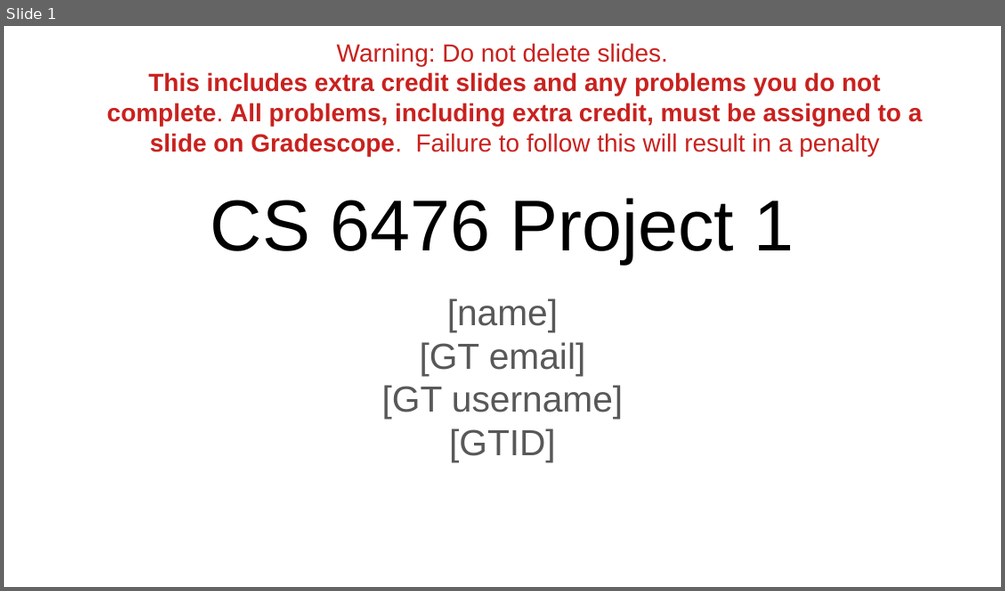
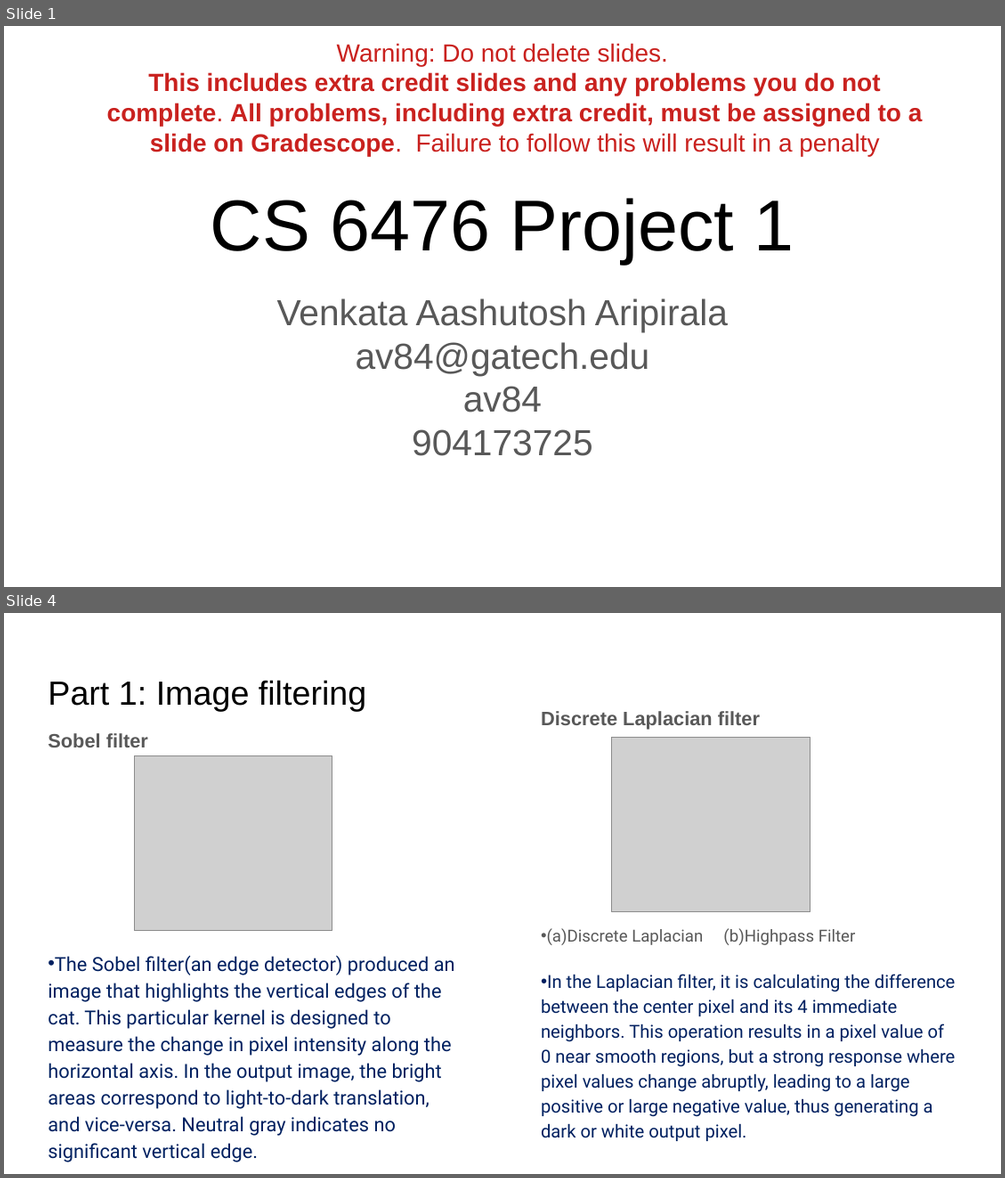
Before and after one commit to aashutoshav/Computer-Vision-Project-1, a slide deck: docs/report.pptx. Shown one above the other, each under a label of ours: slide 1 before the commit, slides 1 and 4 after it; the slides between them are not shown. The pictures are 1005x591 and 1005x1178 pixels, drawn with LibreOffice and Linux fonts; fonts in the diff are those of the drawing; grey boxes stand for pictures. Boxes give left, top, right and bottom in pixels: in the first picture for what was removed or moved away, otherwise in the second. Text is boxed around its words. In the diff, an @@ line names an element or a change of style, - is before the commit and + after.

```diff
--- a/docs/report.pptx
+++ b/docs/report.pptx
@@ slide 4 added at (x1=4, y1=613, x2=1001, y2=1174), background #FFFFFF @@
@@ title added at (x1=48, y1=680, x2=366, y2=711), 24.2 pt, text #000000 @@
+Part 1: Image filtering
@@ text added at (x1=541, y1=711, x2=955, y2=1141), 13 pt, text #002060 @@
+Discrete Laplacian filter
+• (a)Discrete Laplacian (b)Highpass Filter
+• In the Laplacian filter, it is calculating the difference between the center pixel and its 4 immediate neighbors. This operation results in a pixel value of 0 near smooth regions, but a strong response where pixel values change abruptly, leading to a large positive or large negative value, thus generating a dark or white output pixel.
@@ text added at (x1=48, y1=733, x2=455, y2=1162), 14 pt, text #002060 @@
+Sobel filter
+• The Sobel filter(an edge detector) produced an image that highlights the vertical edges of the cat. This particular kernel is designed to measure the change in pixel intensity along the horizontal axis. In the output image, the bright areas correspond to light-to-dark translation, and vice-versa. Neutral gray indicates no significant vertical edge.
@@ picture added at (x1=612, y1=738, x2=810, y2=912) @@
@@ picture added at (x1=135, y1=755, x2=333, y2=930) @@
@@ slide 1 changed as well @@
@@ text at (x1=277, y1=298, x2=728, y2=456): text changed @@
-[name]
-[GT email]
-[GT username]
-[GTID]
+Venkata Aashutosh Aripirala
+av84@gatech.edu
+av84
+904173725
```
Also in this commit, not shown: 17 other slides changed, 1 other slide added, 2 slides removed, 22 other files.
